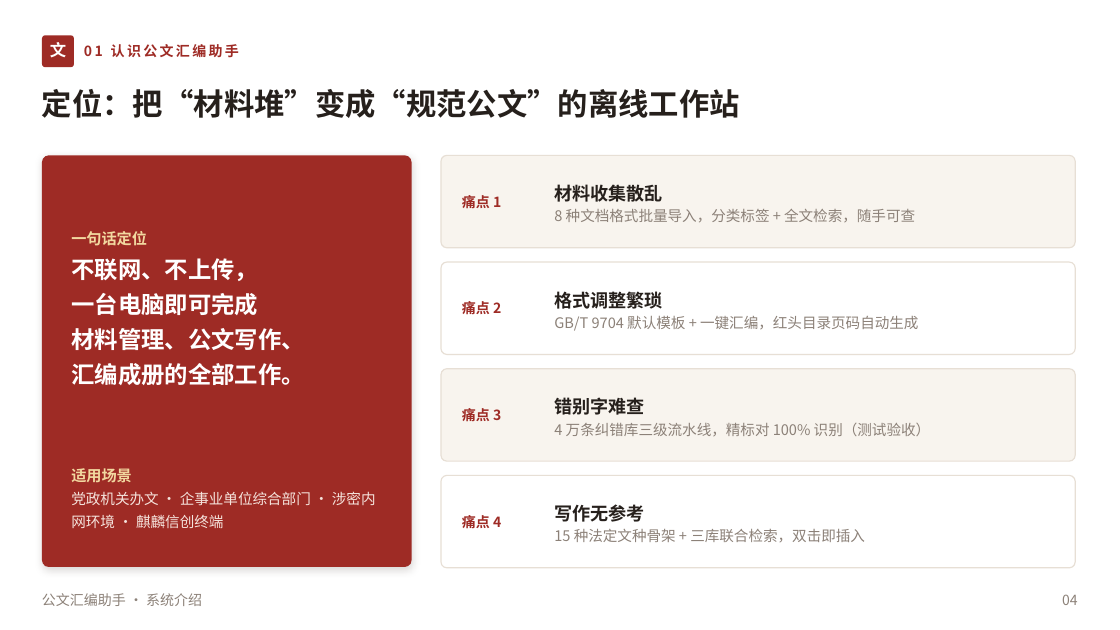
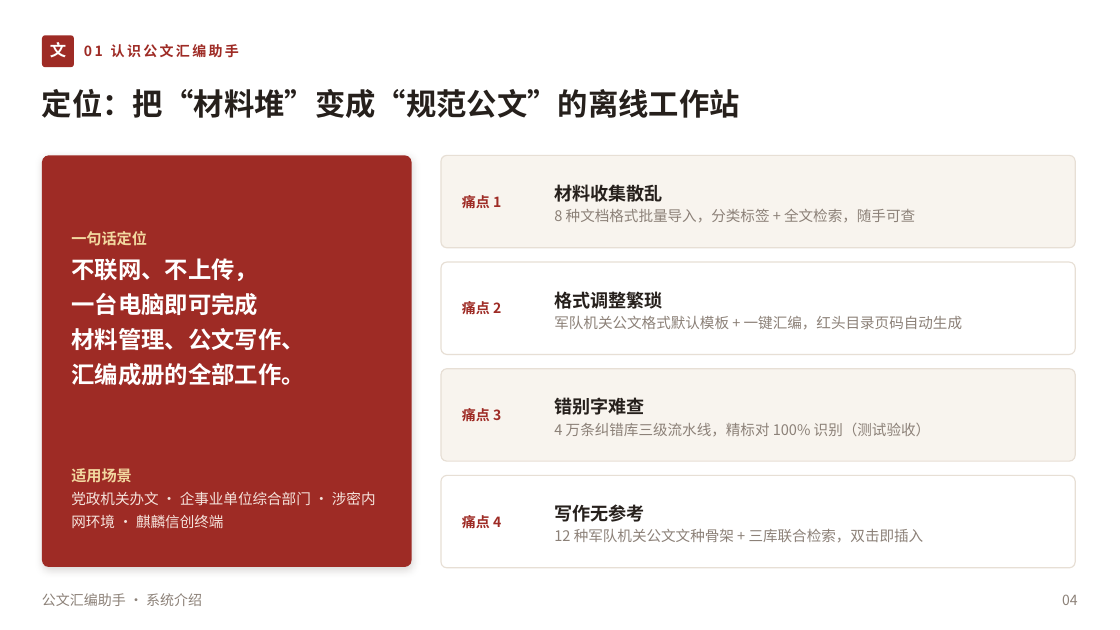
Before and after one commit to lzh745200/gwtool, a slide deck: slide 4 of 公文汇编助手-系统介绍.pptx. Drawn at 1120x630 pixels with LibreOffice and Linux fonts; fonts in the diff are those of the drawing. Boxes give left, top, right and bottom in pixels: in the first picture for what was removed or moved away, otherwise in the second. Text is boxed around its words. In the diff, an @@ line names an element or a change of style, - is before the commit and + after.

```diff
--- a/公文汇编助手-系统介绍.pptx
+++ b/公文汇编助手-系统介绍.pptx
@@ text at [554,316,962,330]: text changed @@
-GB/T 9704 默认模板 + 一键汇编，红头目录页码自动生成
+军队机关公文格式默认模板 + 一键汇编，红头目录页码自动生成
@@ text at [554,529,924,543]: text changed @@
-15 种法定文种骨架 + 三库联合检索，双击即插入
+12 种军队机关公文文种骨架 + 三库联合检索，双击即插入
```
Also in this commit, not shown: 10 other slides changed, 2 slides added, 26 other files.
